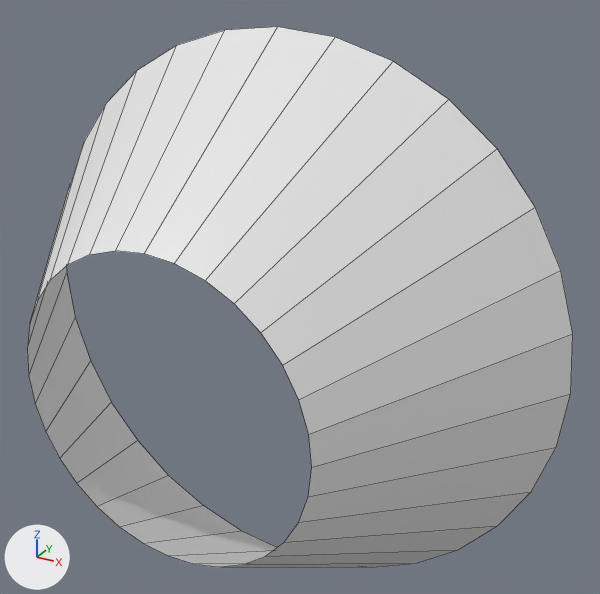
What one commit did to the Blender file Assets/Art/VFX/Pentagram/untitled.blend.
Camera for both pictures: a 50 mm lens placed at (1.334, -1.081, 1.264), pointed at (0.165, 1.045, 0.201). The lights are fixed; the arrows at lower left show +X, +Y and +Z. Mesh edges are drawn as thin lines.

The scene before the commit, as lines of its bpy script (objects in view):
```python
me_cylinder = bpy.data.meshes.new('Cylinder')
me_cylinder.from_pydata(...)  # 64 vertices, 32 faces; spans x -1.0..1.0, y 0.5..1.2, z -1.0..1.0
ob_cylinder = bpy.data.objects.new('Cylinder', me_cylinder)
ob_cylinder.location = (0.0, 0.0, 0.0)
```
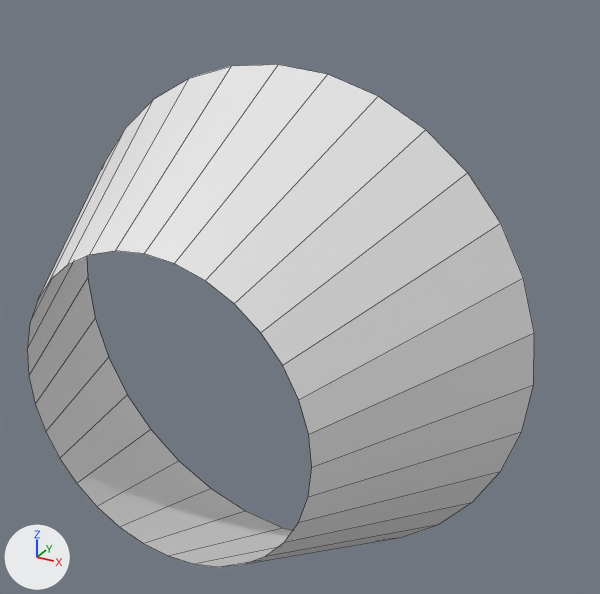
The change in detail:
me_cylinder has 64 vertices, 32 faces and spans x -1.0..1.0, y 0.5..1.2, z -1.0..1.0.
me_cylinder is used by ob_cylinder; location (0.0, 0.0, 0.0).
me_cylinder part 1: all 32 vertices in x -1.0..1.0, y 1.2, z -1.0..1.0 are scaled about their middle by (0.889, 1, 0.889).

Changed parts and their boxes [x1, y1, x2, y2] in the pictures (600 x 594 px):
'Cylinder', reshaped (7% narrower, 7% shorter)
    before: [27, 27, 573, 567]
    after: [27, 64, 534, 567]
